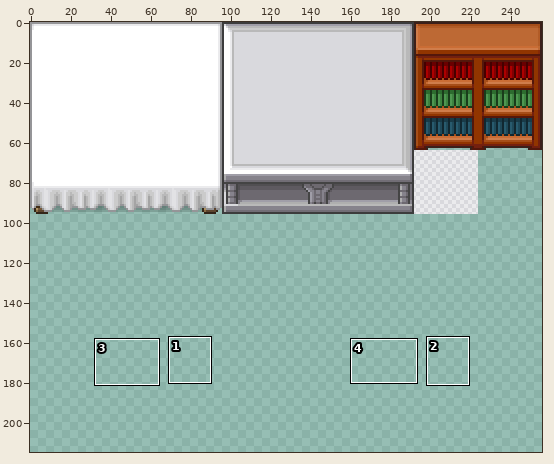
Edited in one commit: sprite sheet (img/ambient.png). Above, an overview of the earlier version with the close-up marked.
Close-up. The starting point:
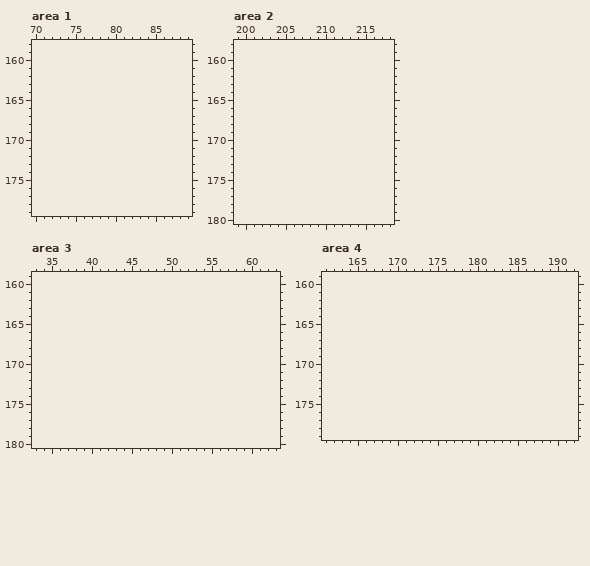
The file is 256x96 pixels. Pixels under 10% opacity are left out. Colours within 5 levels of each other are drawn and written as one. Shown: area 1: x 70..89, y 158..179; area 2: x 199..218, y 158..180; area 3: x 33..63, y 159..180; area 4: x 161..192, y 159..179. The old version is drawn lined up with the new one, on the new canvas. The wide view leaves out empty margins. The commit also changed other parts of the picture, which this record leaves out.
Once edited:
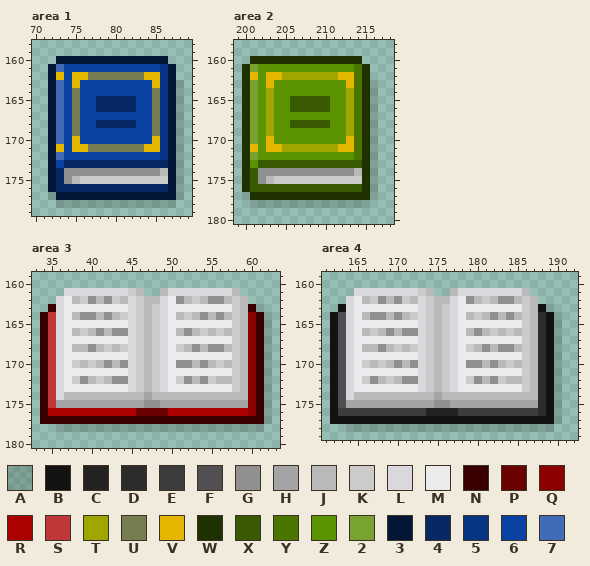
Palette (. is transparent): A #00000027  B #121212  C #222222  D #2c2c2c  E #3c3c3c  F #514f52  G #909090  H #a4a4a4  J #b9b9b9  K #cbcbcb  L #d9d9dd  M #ebebed  N #3a0000  P #6a0000  Q #8c0000  R #ad0000  S #bf3838  T #a0a500  U #777c51  V #e5b700  W #1f3100  X #395a00  Y #4a7600  Z #5c9300  2 #78a330  3 #031636  4 #062864  5 #083583  6 #0a42a3  7 #406bb7
The edit:
canvas 256x96 -> 256x224
Area 1:
y 160: x 73..86 .............. -> 33333333333333
y 161: x 72..87 ................ -> 3766666666666653
y 162: x 72..87 ................ -> 3V6VVUUUUUUUVV53
y 163: x 72..88 ................. -> 376V666666666V53A
y 164: x 72..88 ................. -> 376U666666666U53A
y 165..166: x 72..88 ................. -> 376U664444466U53A
y 167: x 72..88 ................. -> 376U666666666U53A
y 168: x 72..88 ................. -> 376U664444466U53A
y 169: x 72..88 ................. -> 376U666666666U53A
y 170: x 72..88 ................. -> 376V666666666V53A
y 171: x 72..88 ................. -> 3V6VVUUUUUUUVV53A
y 172: x 72..88 ................. -> 3766666666666653A
y 173: x 72..88 ................. -> 3644444444444443A
y 174: x 72..88 ................. -> 34GGGGGGGGGGGGJ3A
y 175: x 72..88 ................. -> 34GJKKKKKKKKKKK3A
y 176: x 72..88 ................. -> 3444444444444443A
y 177: x 72..88 ................. -> A333333333333333A
y 178: x 73..87 ............... -> AAAAAAAAAAAAAAA
Area 2:
y 160: x 201..214 .............. -> WWWWWWWWWWWWWW
y 161: x 200..215 ................ -> W2ZZZZZZZZZZZZYW
y 162: x 200..215 ................ -> WVZVVTTTTTTTVVYW
y 163: x 200..216 ................. -> W2ZVZZZZZZZZZVYWA
y 164: x 200..216 ................. -> W2ZTZZZZZZZZZTYWA
y 165..166: x 200..216 ................. -> W2ZTZZXXXXXZZTYWA
y 167: x 200..216 ................. -> W2ZTZZZZZZZZZTYWA
y 168: x 200..216 ................. -> W2ZTZZXXXXXZZTYWA
y 169: x 200..216 ................. -> W2ZTZZZZZZZZZTYWA
y 170: x 200..216 ................. -> W2ZVZZZZZZZZZVYWA
y 171: x 200..216 ................. -> WVZVVTTTTTTTVVYWA
y 172: x 200..216 ................. -> W2ZZZZZZZZZZZZYWA
y 173: x 200..216 ................. -> WZXXXXXXXXXXXXXWA
y 174: x 200..216 ................. -> WXGGGGGGGGGGGGJWA
y 175: x 200..216 ................. -> WXGJKKKKKKKKKKKWA
y 176: x 200..216 ................. -> WXXXXXXXXXXXXXXWA
y 177: x 200..216 ................. -> AWWWWWWWWWWWWWWWA
y 178: x 201..215 ............... -> AAAAAAAAAAAAAAA
Area 3:
y 161: x 37..46 .......... -> LLLLLLLLKJ; x 49..58 .......... -> JLLLLLLLLJ
y 162: x 36..59 ........................ -> LMJKGJGKJLKJJLMGJKJGGJKJ
y 163: x 35..61 ........................... -> NLMMMMMMMMLKJKLMMMMMMMMKJNA
y 164: x 34..62 ............................. -> NSLMJGGJGJKLKJKLMJKJGJGJKJQNA
y 165: x 34..62 ............................. -> NSLMMMMMMMMLKJKLMMMMMMMMKJQNA
y 166: x 34..62 ............................. -> NSLMJKJGJGGLKJKLMJGJKJKJKJQNA
y 167: x 34..62 ............................. -> NSLMMMMMMMMLKJKLMMMMMMMMKJQNA
y 168: x 34..62 ............................. -> NSLMJJGJKJKLKJKLMKJGJGGJKJQNA
y 169: x 34..62 ............................. -> NSLMMMMMMMMLKJKLMMMMMMMMKJQNA
y 170: x 34..62 ............................. -> NSLMKJKJGJGLKJKLMGGJGJKJKJQNA
y 171: x 34..62 ............................. -> NSLMMMMMMMMLKJKLMMMMMMMMKJQNA
y 172: x 34..62 ............................. -> NSLMKGJKJGGLKJKLMKGJGKJJKJQNA
y 173: x 34..62 ............................. -> NSLMMMMMMMMLKJKLMMMMMMMMKJQNA
y 174: x 34..62 ............................. -> NSLJJJJJJJJJJHJJJJJJJJJJJJQNA
y 175: x 34..62 ............................. -> NSHHHHHHHHHHHGGHHHHHHHHHHHQNA
y 176: x 34..62 ............................. -> NRRRRRRRRRRRPPPPRRRRRRRRRRQNA
y 177: x 34..62 ............................. -> NNNNNNNNNNNNNNNNNNNNNNNNNNNNA
y 178: x 36..61 .......................... -> AAAAAAAAAAAAAAAAAAAAAAAAAA
Area 4:
y 161: x 165..174 .......... -> LLLLLLLLKJ; x 177..186 .......... -> JLLLLLLLLJ
y 162: x 164..187 ........................ -> LMJKGJGKJLKJJLMGJKJGGJKJ
y 163: x 163..189 ........................... -> BLMMMMMMMMLKJKLMMMMMMMMKJBA
y 164: x 162..190 ............................. -> BFLMJGGJGJKLKJKLMJKJGJGJKJDBA
y 165: x 162..190 ............................. -> BFLMMMMMMMMLKJKLMMMMMMMMKJDBA
y 166: x 162..190 ............................. -> BFLMJKJGJGGLKJKLMJGJKJKJKJDBA
y 167: x 162..190 ............................. -> BFLMMMMMMMMLKJKLMMMMMMMMKJDBA
y 168: x 162..190 ............................. -> BFLMJJGJKJKLKJKLMKJGJGGJKJDBA
y 169: x 162..190 ............................. -> BFLMMMMMMMMLKJKLMMMMMMMMKJDBA
y 170: x 162..190 ............................. -> BFLMKJKJGJGLKJKLMGGJGJKJKJDBA
y 171: x 162..190 ............................. -> BFLMMMMMMMMLKJKLMMMMMMMMKJDBA
y 172: x 162..190 ............................. -> BFLMKGJKJGGLKJKLMKGJGKJJKJDBA
y 173: x 162..190 ............................. -> BFLMMMMMMMMLKJKLMMMMMMMMKJDBA
y 174: x 162..190 ............................. -> BFLJJJJJJJJJJHJJJJJJJJJJJJDBA
y 175: x 162..190 ............................. -> BFHHHHHHHHHHHGGHHHHHHHHHHHDBA
y 176: x 162..190 ............................. -> BEEEEEEEEEEECCCCEEEEEEEEEEDBA
y 177: x 162..190 ............................. -> BBBBBBBBBBBBBBBBBBBBBBBBBBBBA
y 178: x 164..189 .......................... -> AAAAAAAAAAAAAAAAAAAAAAAAAA
